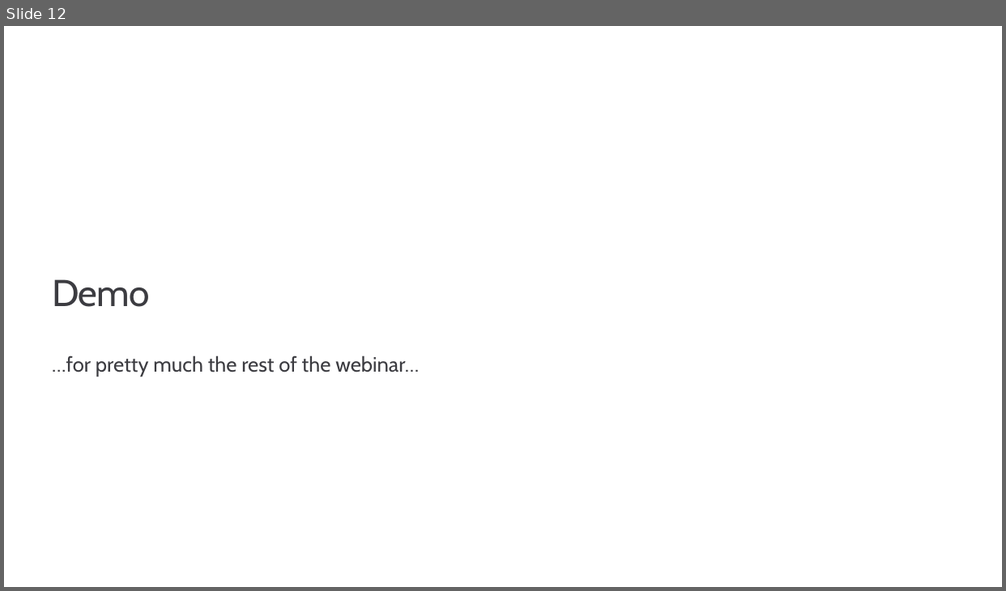
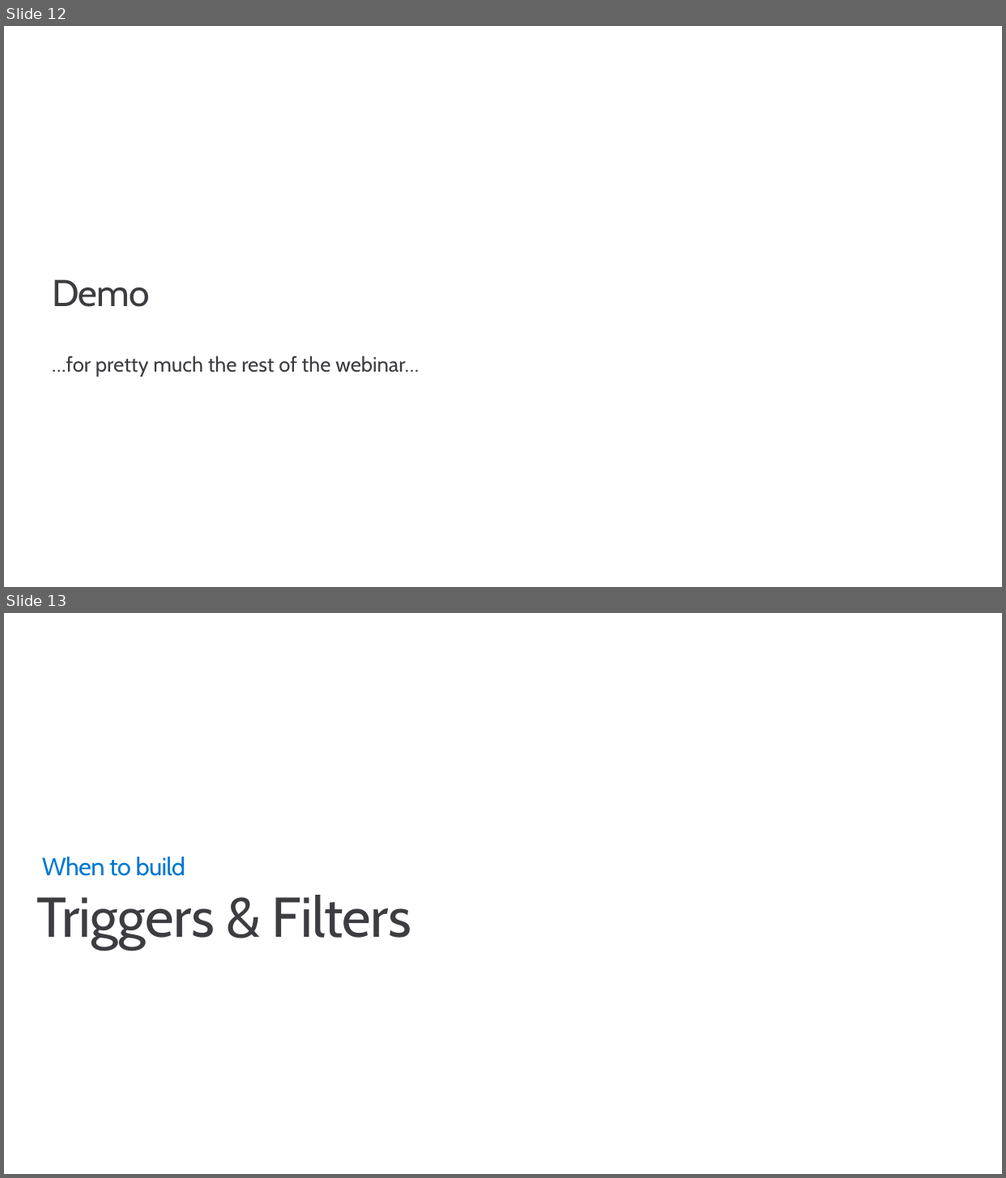
Before and after one commit to msusdev/Azure-pipelines-with-GitHub, a slide deck: Presentations/Continuous integration with GitHub and Azure/Continuous integration with GitHub and Azure.pptx. Shown one above the other, each under a label of ours: slide 12 before the commit, slides 12 and 13 after it. The pictures are 1006x591 and 1006x1178 pixels, drawn with LibreOffice and Linux fonts; fonts in the diff are those of the drawing; background and template pictures are left out. Boxes give left, top, right and bottom in pixels: in the first picture for what was removed or moved away, otherwise in the second. Text is boxed around its words. In the diff, an @@ line names an element or a change of style, - is before the commit and + after.

```diff
--- a/Presentations/Continuous integration with GitHub and Azure/Continuous integration with GitHub and Azure.pptx
+++ b/Presentations/Continuous integration with GitHub and Azure/Continuous integration with GitHub and Azure.pptx
@@ slide 13 added at (x1=4, y1=613, x2=1002, y2=1174), background #FFFFFF @@
@@ text added at (x1=42, y1=857, x2=186, y2=876), 24 pt, text #0078D3 @@
+When to build
@@ title added at (x1=37, y1=895, x2=411, y2=949), 54 pt, text #3C3C41 @@
+Triggers & Filters
```
Also in this commit, not shown: 18 other slides added.
